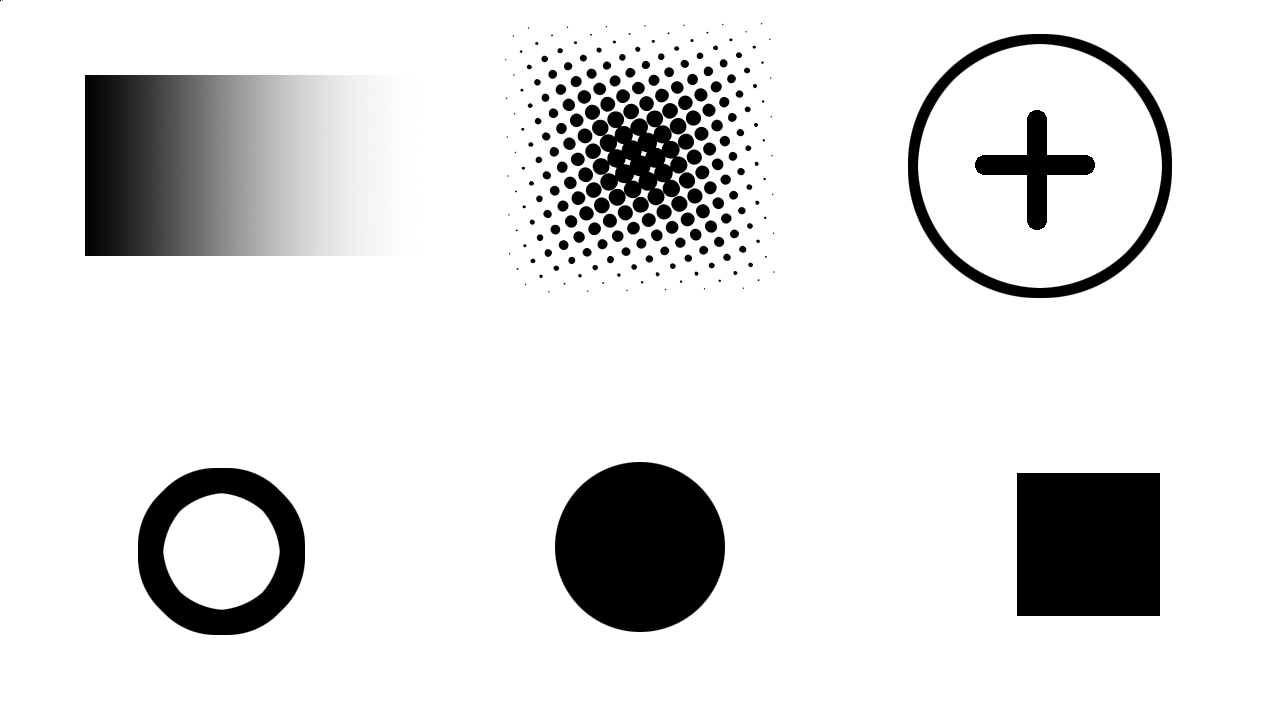
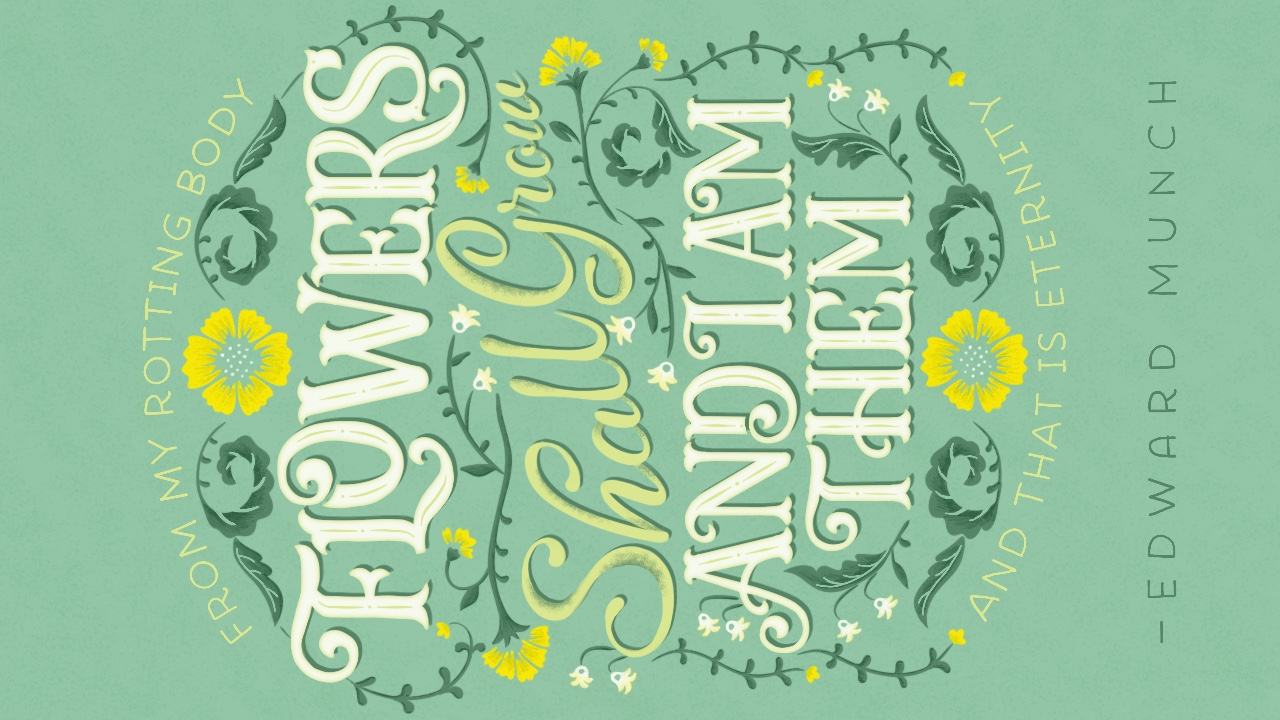
Layer changes from the first w=1280, h=720 image to the second:
removed layer "Layer 3" over [0,0,1172,635]
